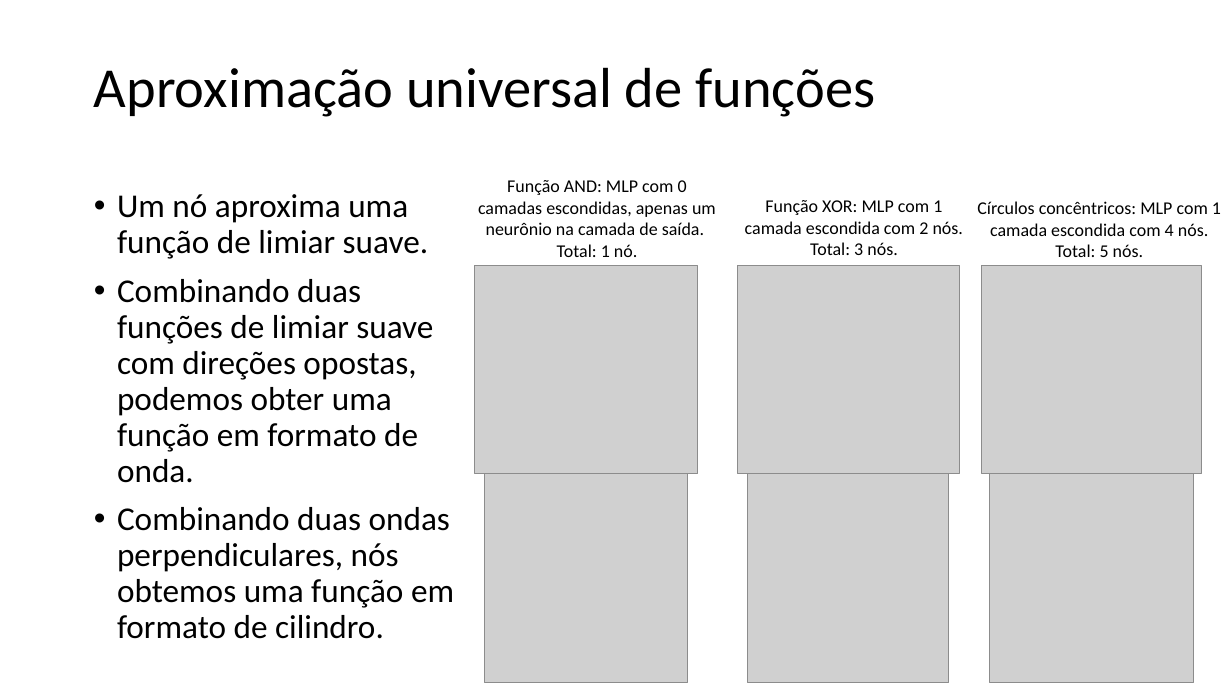
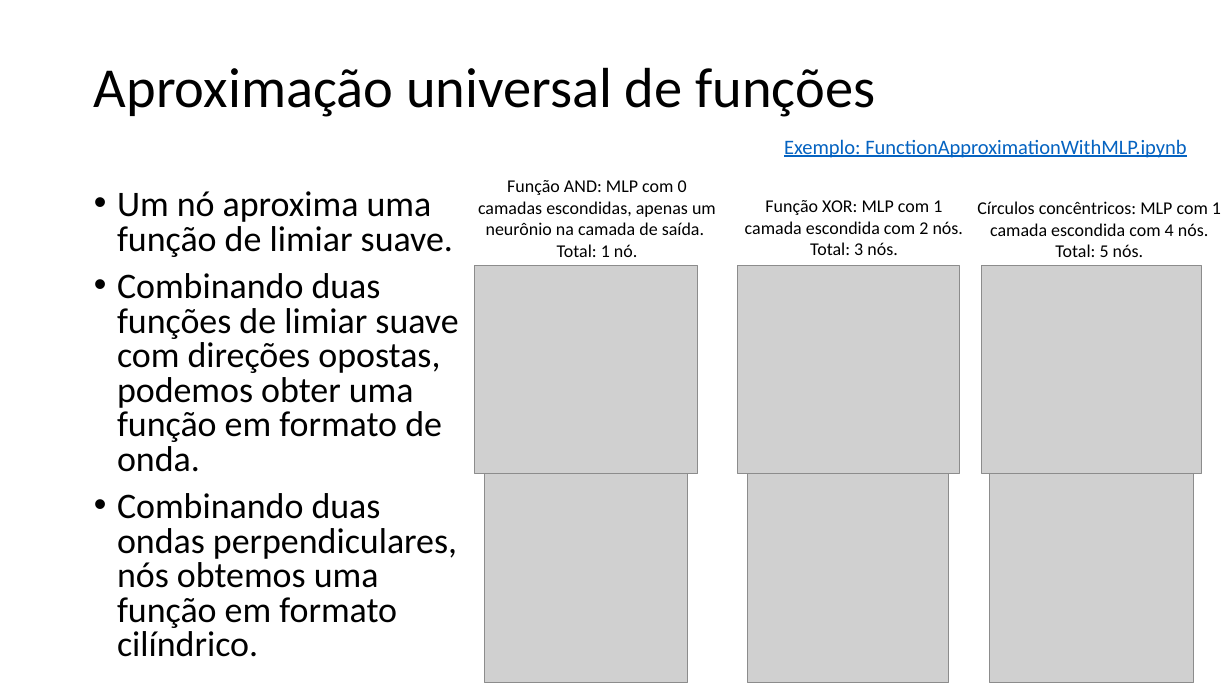
Before and after one commit to zz4fap/t320_aprendizado_de_maquina, a slide deck: slide 19 of slides/T320_Redes_Neurais_Artificiais (Parte II).pptx (slide 17 before the commit). Drawn at 1232x693 pixels with LibreOffice and Linux fonts; fonts in the diff are those of the drawing; grey boxes stand for pictures. Boxes give left, top, right and bottom in pixels: in the first picture for what was removed or moved away, otherwise in the second. Text is boxed around its words. In the diff, an @@ line names an element or a change of style, - is before the commit and + after.

```diff
--- a/slides/T320_Redes_Neurais_Artificiais (Parte II).pptx
+++ b/slides/T320_Redes_Neurais_Artificiais (Parte II).pptx
@@ text added at (784,139,1186,158), 16 pt, text #0563C1, underline @@
+Exemplo: FunctionApproximationWithMLP.ipynb
@@ text at (117,191,458,472): size 25.9 to 28 pt in "Um nó aproxima uma função de limiar ...", "Combinando duas funções de limiar suave com ..."; line spacing 0.9 to 0.8 @@
@@ text at (117,493,457,657): text changed; size 25.9 to 28 pt @@
-• Combinando duas ondas perpendiculares, nós obtemos uma função em formato de cilindro.
+• Combinando duas ondas perpendiculares, nós obtemos uma função em formato cilíndrico.
```
Also in this commit, not shown: 7 other slides changed, 4 slides added, 38 slides removed, 14 other files.
